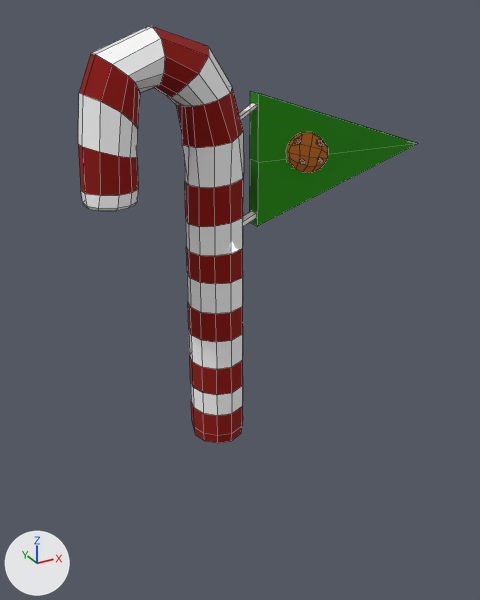
One commit to the FBX model Assets/Meshes/Meta.fbx: the scene before it, then after it.
Before and after are seen from a camera (50 mm lens) standing at (-2.93, -5.45, 2.09) and looking at (0.16, 0.18, -0.72). Arrows for +X, +Y and +Z are at lower left; the lights stay in place. Mesh edges are drawn as thin lines. Where no turn or scale is listed for an object, it has been applied to the vertices.

The first picture shows 'Meta'.
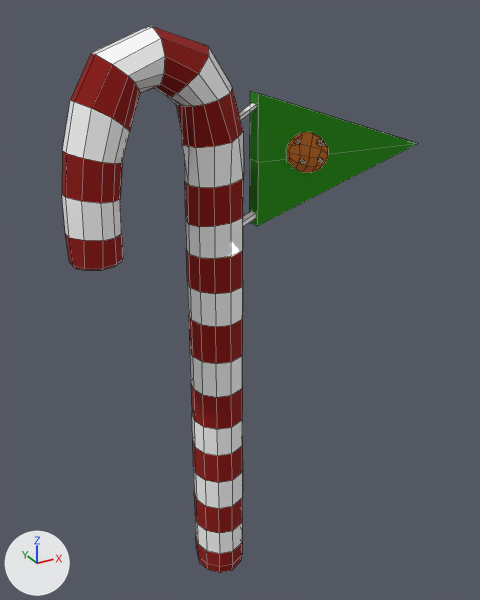
Commit message: Fondos y meta

What differs and where, as boxes [x1, y1, x2, y2] in the pictures (480 x 600 px):
'Meta', reshaped (31% taller)
    before: [78, 26, 418, 443]
    after: [62, 26, 418, 572]
part 1 of me_cylinder_006, built on
    before: [186, 215, 243, 443]
    after: [186, 215, 243, 572]
part 2 of me_cylinder_006, built on
    before: [78, 53, 140, 211]
    after: [62, 53, 140, 270]

Edits to the bpy script that builds the scene:
```text
Change me_cylinder_006:
    used by ob_meta; location = (-0.01, 0.0, 0.0)
    remove me_cylinder_006.from_pydata(...)  # 377 vertices, 384 faces; spans x -1.43..2.15, y -0.3..0.3, z -2.1..1.95
    add me_cylinder_006.from_pydata(...)  # 432 vertices, 439 faces; spans x -1.6..2.15, y -0.3..0.3, z -3.91..1.95
    me_cylinder_006 part 1
    11 vertices are removed from x -0.47..0.06, y -0.28..0.28, z -2.1
    11 faces are deleted
    9 vertices in x -0.48..-0.03, y -0.29..0.29, z -0.29 move by (0.0, 0.0, -0.1)
    8 vertices in x -0.48..0.07, y -0.29..0.29, z -1.99 move by (0.0, 0.0, -0.61)
    8 vertices in x -0.44..0.07, y -0.29..0.29, z -0.02..0.0 move by (0.0, 0.0, -0.02)
    7 vertices in x -0.48..0.07, y -0.29..0.29, z -1.75 move by (0.0, 0.0, -0.5)
    7 vertices in x -0.48..0.07, y -0.29..0.29, z -0.9 move by (0.0, 0.0, -0.24)
    6 vertices in x -0.48..0.07, y -0.15..0.25, z -1.2 move by (0.0, 0.0, -0.33)
    43 vertices move from x -0.48..0.07, y -0.29..0.29, z -1.99..0.01 to x -0.48..0.07, y -0.29..0.29, z -2.7..-0.02
    32 vertices are added at x -0.47..0.07, y -0.28..0.28, z -3.91..-2.95
    5 new vertices lie (0.0, 0.0, -0.35) away from vertices in x -0.48..-0.19, y -0.29..0.29, z -1.99
    8 new vertices lie (0.0, 0.0, -0.36) away from vertices in x -0.48..0.07, y -0.29..0.29, z -2.95..-1.99
    5 new vertices lie (0.0, 0.0, -0.29) away from vertices in x -0.48..-0.19, y -0.29..0.29, z -3.31
    5 new vertices lie (0.0, 0.0, -0.2) away from vertices in x -0.48..-0.19, y -0.29..0.29, z -3.6
    22 new faces join them, mat_m_nata (white #ffffff)
    33 new faces join them, mat_m_palo (red #8f0900)
    me_cylinder_006 part 2
    11 faces are deleted
    6 vertices in x -1.22..-1.02, y -0.21..0.21, z 0.54 move by (-0.17, 0.0, -0.5)
    5 vertices in x -1.05..-0.94, y -0.25..0.25, z 1.15..1.25 move by (-0.07, 0.0, -0.02)
    4 vertices in x -1.42..-0.99, y -0.14..0.14, z 0.95..1.06 move by (-0.13, 0.0, -0.04)
    4 vertices in x -1.41..-1.34, y -0.13..0.15, z 0.54 move by (-0.17, 0.0, -0.51)
    3 vertices in x -1.37..-1.27, y -0.06..0.25, z 1.42..1.46 move by (-0.08, 0.0, -0.05)
    33 vertices move from x -1.43..-0.94, y -0.29..0.29, z 0.54..1.42 to x -1.6..-1.08, y -0.29..0.29, z 0.04..1.38
    11 vertices are added at x -1.6..-1.13, y -0.24..0.24, z 0.06..0.07
    22 new faces join them, mat_m_palo (red #8f0900)
```
